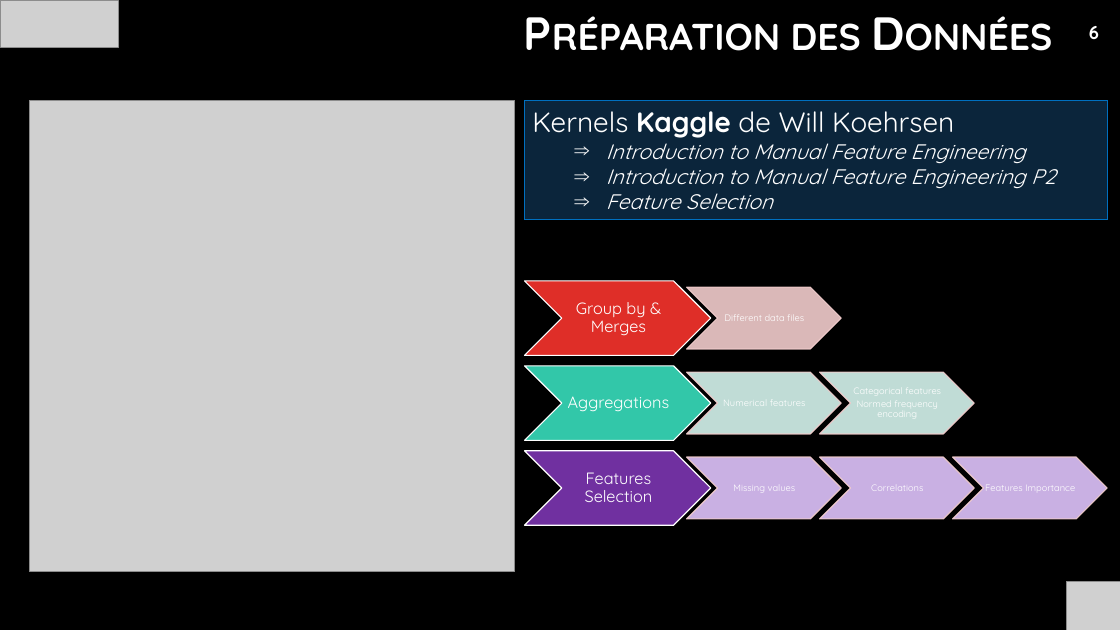
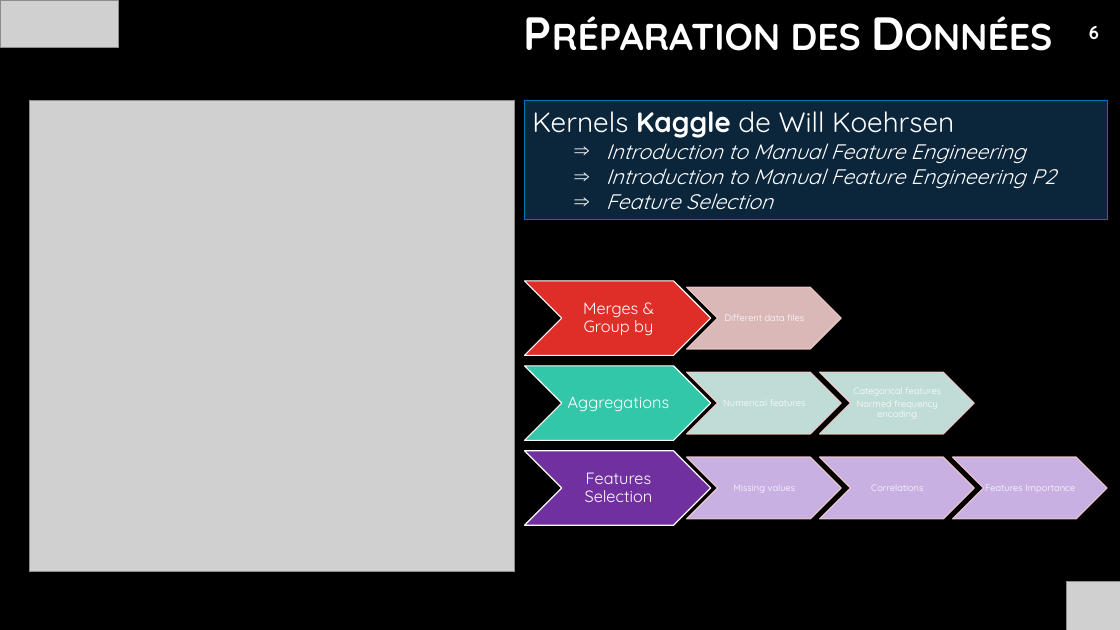
Before and after one commit to christophelebrun/OC_parcours_Data_Scientist_P7, a slide deck: slide 6 of projet7.pptx. Drawn at 1120x630 pixels with LibreOffice and Linux fonts; fonts in the diff are those of the drawing; grey boxes stand for pictures; background and template pictures are left out. Boxes give left, top, right and bottom in pixels: in the first picture for what was removed or moved away, otherwise in the second. Text is boxed around its words. In the diff, an @@ line names an element or a change of style, - is before the commit and + after.

```diff
--- a/projet7.pptx
+++ b/projet7.pptx
@@ text at <box>583,302,653,336</box>: text changed @@
-Group by & Merges
+Merges & Group by
```
Also in this commit, not shown: 5 other slides changed, 2 other files.
